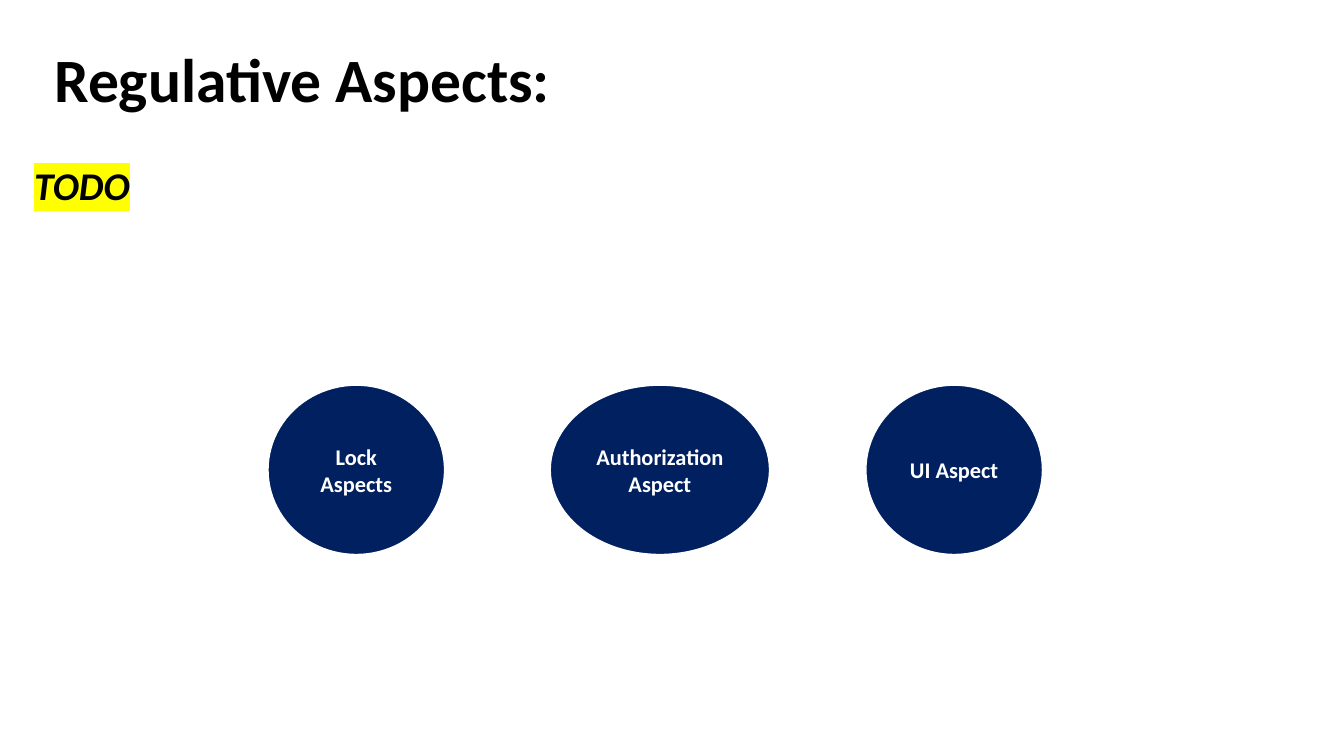
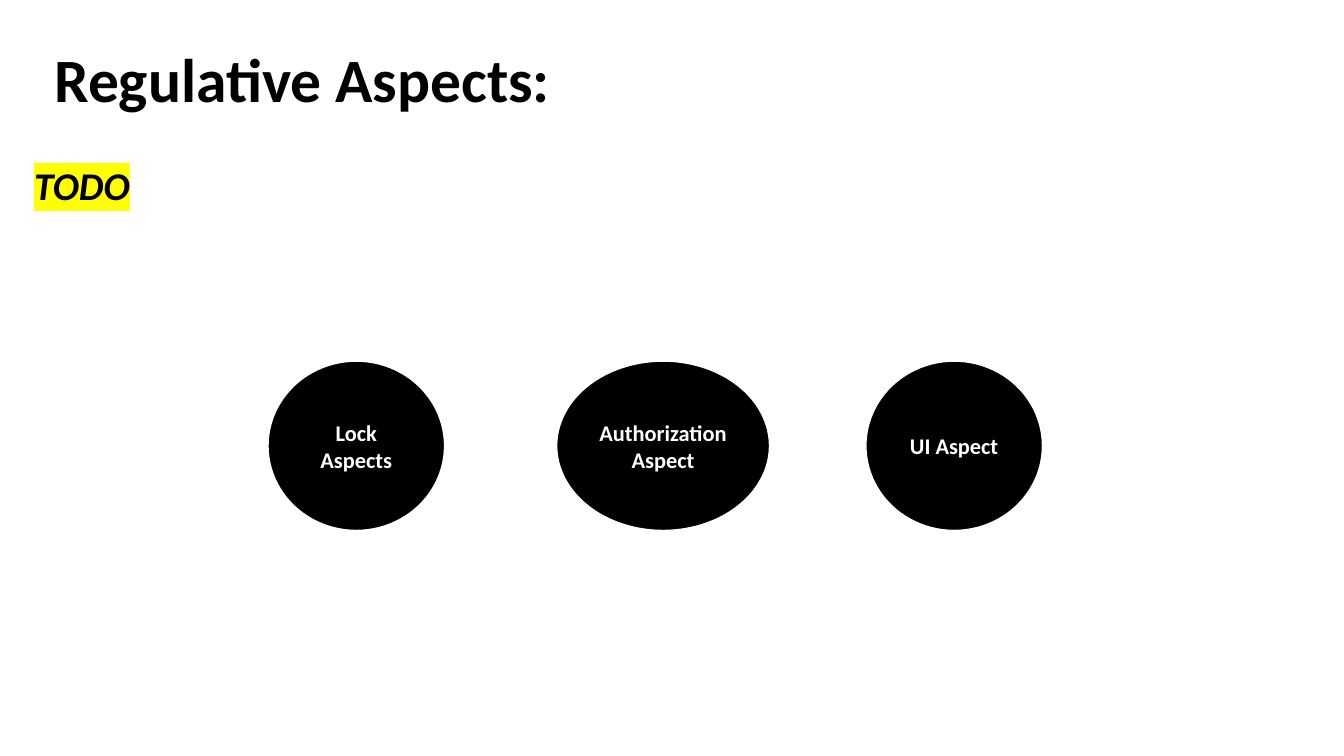
Before and after one commit to akotek/AOP, a slide deck: slide 17 of src/Final Project Presentation.pptx (slide 16 before the commit). Drawn at 1344x756 pixels with LibreOffice and Linux fonts; fonts in the diff are those of the drawing. Boxes give left, top, right and bottom in pixels: in the first picture for what was removed or moved away, otherwise in the second. Text is boxed around its words. In the diff, an @@ line names an element or a change of style, - is before the commit and + after.

```diff
--- a/src/Final Project Presentation.pptx
+++ b/src/Final Project Presentation.pptx
@@ ellipse "Lock Aspects": place and size @@
-ellipse "Lock Aspects" at (268, 385, 445, 555)
+ellipse "Lock Aspects" at (268, 361, 445, 530)
@@ fill #002060 to #000000 in 3 elements at (268, 361, 445, 530), (866, 361, 1043, 530), (557, 361, 769, 530) @@
@@ ellipse "Authorization Aspect": place and size @@
-ellipse "Authorization Aspect" at (551, 385, 770, 555)
+ellipse "Authorization Aspect" at (557, 361, 769, 530)
@@ ellipse "UI Aspect": place and size @@
-ellipse "UI Aspect" at (866, 385, 1043, 555)
+ellipse "UI Aspect" at (866, 361, 1043, 530)
```
Also in this commit, not shown: 10 other slides changed, 3 slides added, 4 other files.
